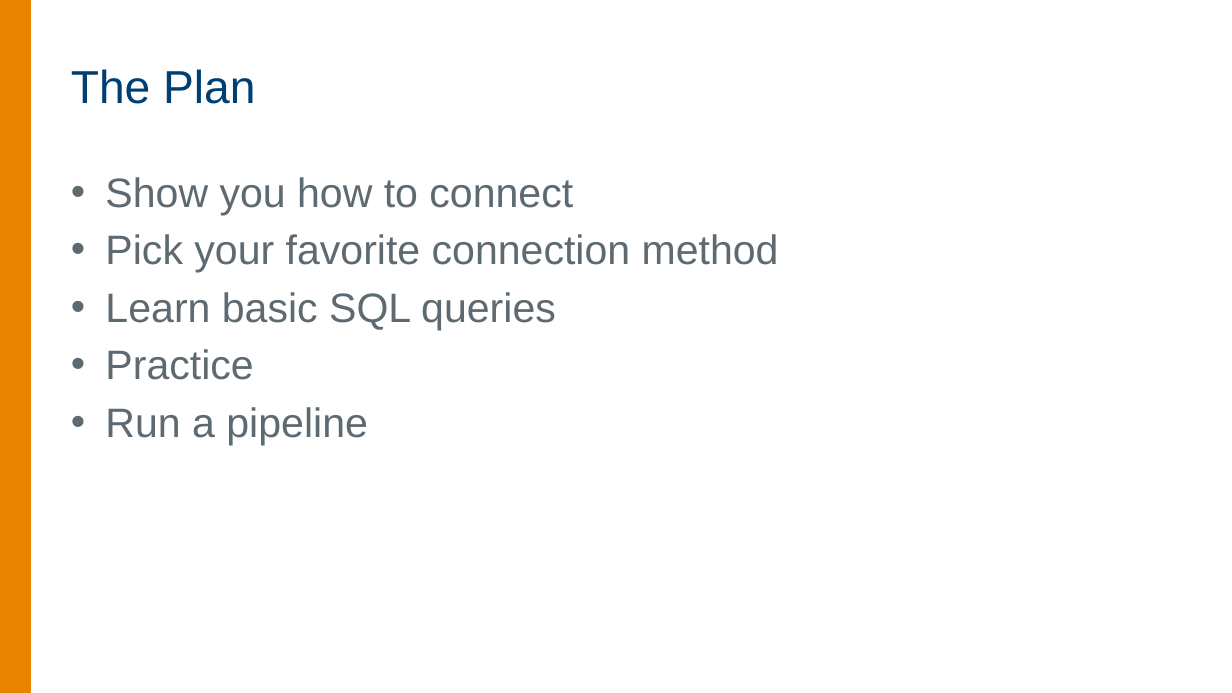
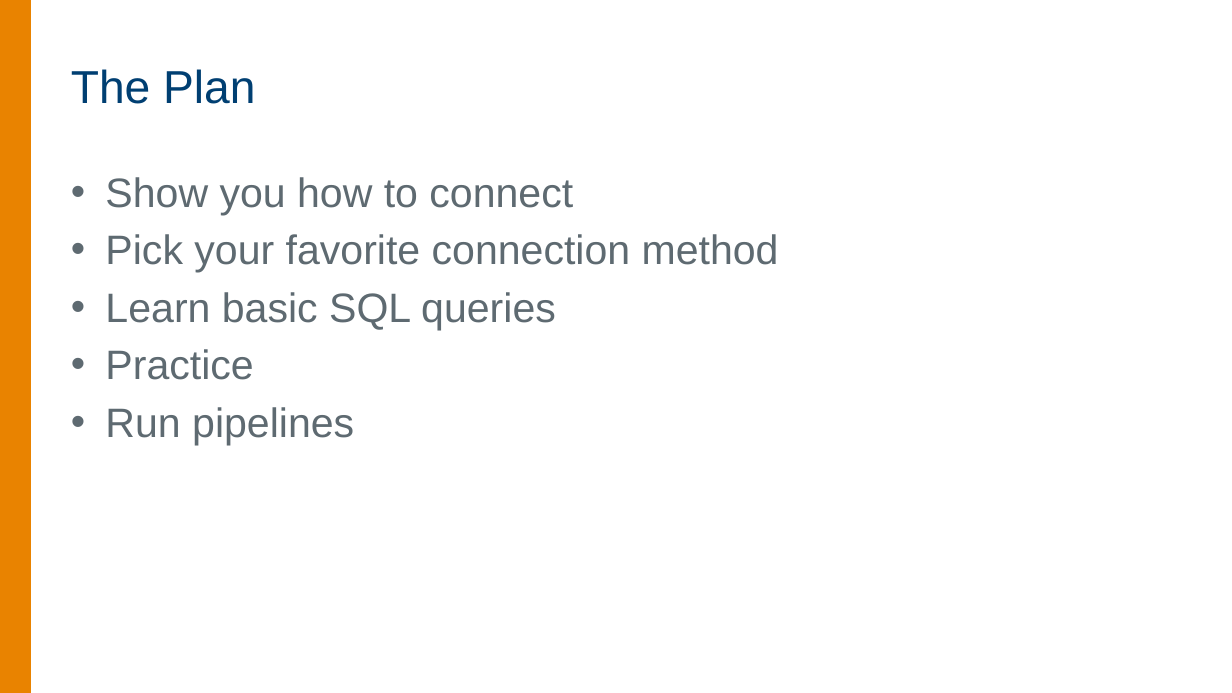
Before and after one commit to jpmaldonado/impala_training, a slide deck: slide 3 of Tutorials/connecting.pptx. Drawn at 1232x693 pixels with LibreOffice and Linux fonts; fonts in the diff are those of the drawing; background and template pictures are left out. Boxes give left, top, right and bottom in pixels: in the first picture for what was removed or moved away, otherwise in the second. Text is boxed around its words. In the diff, an @@ line names an element or a change of style, - is before the commit and + after.

```diff
--- a/Tutorials/connecting.pptx
+++ b/Tutorials/connecting.pptx
@@ text at [105, 407, 354, 445]: text changed @@
-• Run a pipeline
+• Run pipelines
```
Also in this commit, not shown: 4 other slides changed, 6 other files.
